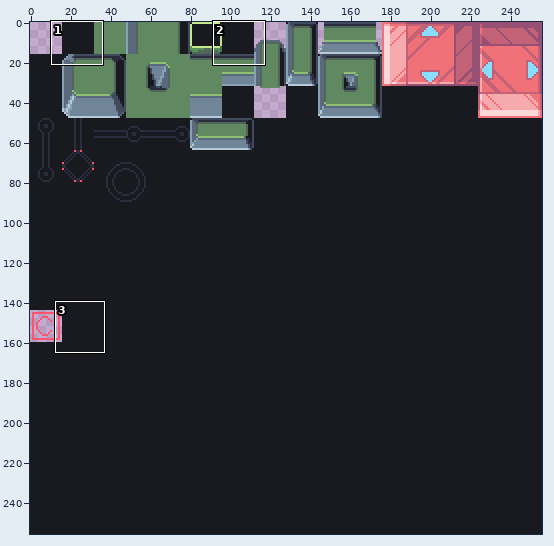
Pixel-art file: public/images/tiles/level2.ase. The picture above shows the old version from afar; the outline marks the close-up.
Close-up. Before the commit:
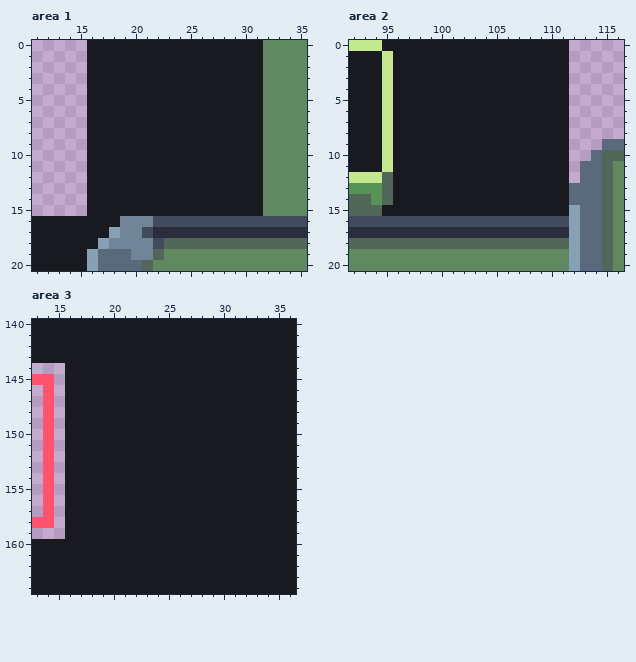
256x256 pixels, 1 frame. Shown: area 1: x 11..35, y 0..20; area 2: x 92..116, y 0..20; area 3: x 13..36, y 140..164. The commit also changed other parts of the picture, which this record leaves out.
After:
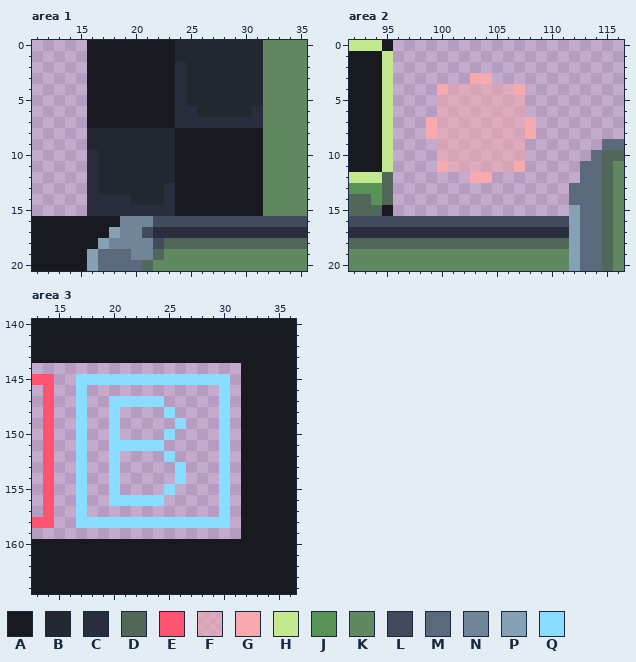
Palette (. is transparent): A #181a1f  B #23272f  C #292d3e  D #50675a  E #ff5370  F #f6aaae85  G #f6aaae  H #c3e88d  J #579357  K #618961  L #424b5e  M #5b697d  N #718599  P #86a0b5  Q #89ddff
From old to new:
Area 1:
Colour B replaces colour A in rows 0 to 1 at x 24 to 31; in rows 2 to 5 at x 25 to 31; in row 6 at x 26 to 30; in rows 8 to 9 at x 16 to 23; in rows 10 to 12 at x 17 to 23; in row 13 at x 17 to 22.
Colour B replaces colour A in row 14 at x 20 to 22.
Colour C replaces colour A in rows 2 to 5 at x 24; in row 6 at x 24 to 25 and 31; in row 7 at x 24 to 31; in rows 10 to 12 at x 16; in row 13 at x 16 and 23; in row 14 at x 16 to 19 and 23.
Colour C replaces colour A in row 15 at x 16 to 23.
Area 2:
Colour F replaces colour A in row 4 at x 101 to 106; in rows 5 to 10 at x 100 to 107; in row 11 at x 101 to 106.
Colour G replaces colour A in row 3 at x 103 to 104; in row 4 at x 100 and 107; in rows 7 to 8 at x 99 and 108; in row 11 at x 100 and 107; in row 12 at x 103 to 104.
Colour A is gone in rows 0 to 2 at x 96 to 111; in row 3 at x 96 to 102 and 105 to 111; in rows 4 to 6 at x 96 to 99 and 108 to 111; in rows 7 to 8 at x 96 to 98 and 109 to 111; in rows 9 to 11 at x 96 to 99 and 108 to 111; in row 12 at x 96 to 102 and 105 to 111.
Colour A is gone in rows 13 to 15 at x 96 to 111.
Area 3:
Colour Q replaces colour A in row 145 at x 17 to 30; in row 146 at x 17 and 30; in row 147 at x 17, 20 to 24 and 30; in row 148 at x 17, 20, 25 and 30; in row 149 at x 17, 20, 26 and 30; in row 150 at x 17, 20, 25 and 30.
Colour Q replaces colour A in row 151 at x 17, 20 to 24 and 30; in row 152 at x 17, 20, 25 and 30; in rows 153 to 154 at x 17, 20, 26 and 30; in row 155 at x 17, 20, 25 and 30; in row 156 at x 17, 20 to 24 and 30; in row 157 at x 17 and 30.
Colour Q replaces colour A in row 158 at x 17 to 30.
Colour A is gone in row 144 at x 16 to 31; in row 145 at x 16 and 31; in row 146 at x 16, 18 to 29 and 31; in row 147 at x 16, 18 to 19, 25 to 29 and 31; in row 148 at x 16, 18 to 19, 21 to 24, 26 to 29 and 31; in row 149 at x 16, 18 to 19, 21 to 25, 27 to 29 and 31.
Colour A is gone in row 150 at x 16, 18 to 19, 21 to 24, 26 to 29 and 31; in row 151 at x 16, 18 to 19, 25 to 29 and 31; in row 152 at x 16, 18 to 19, 21 to 24, 26 to 29 and 31; in rows 153 to 154 at x 16, 18 to 19, 21 to 25, 27 to 29 and 31; in row 155 at x 16, 18 to 19, 21 to 24, 26 to 29 and 31; in row 156 at x 16, 18 to 19, 25 to 29 and 31.
Colour A is gone in row 157 at x 16, 18 to 29 and 31; in row 158 at x 16 and 31; in row 159 at x 16 to 31.
Changed places in both close-ups, as pixel boxes (x1, y1, x2, y2):
changed: (87, 40, 263, 216)
changed: (393, 40, 569, 216)
changed: (65, 363, 241, 539)
